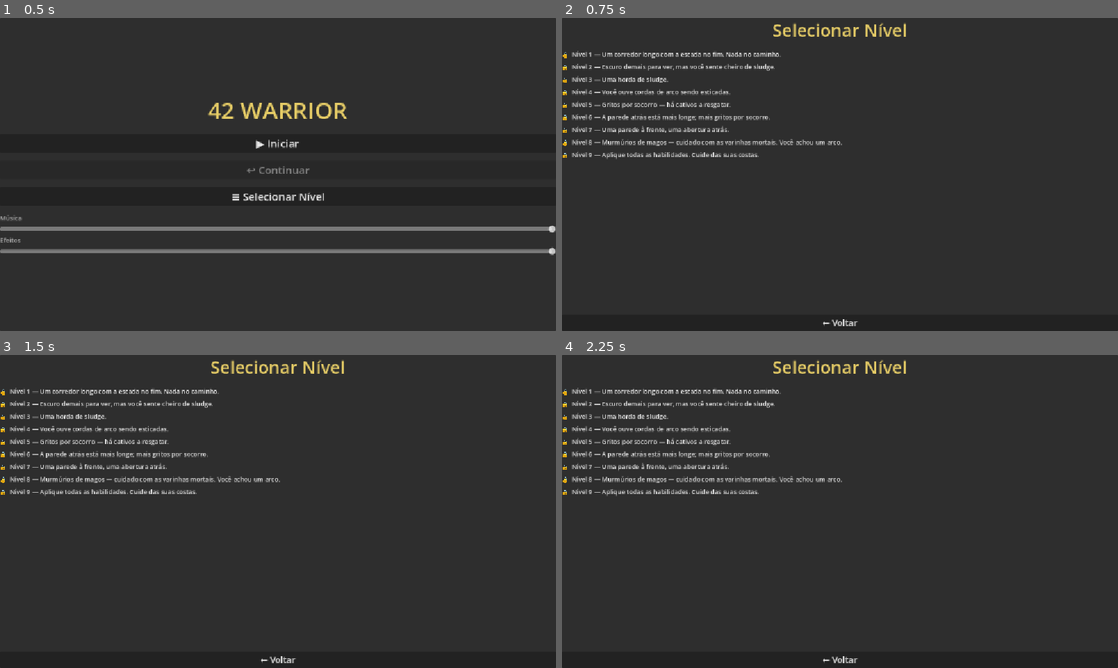
Above: before the commit, frames 1-4 (two rows, left to right).
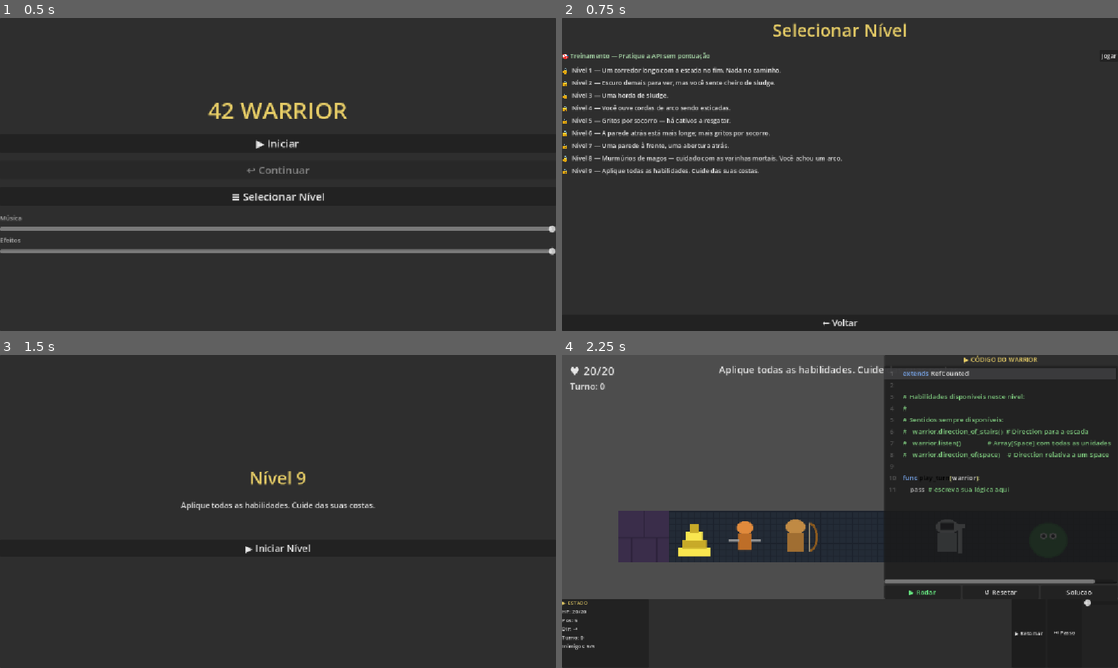
Above: after the commit, the same moments.

Repository: navegar-sistemas/dojo
Game: Godot game, scene res://scenes/main_menu.tscn
Two runs of this game, one before a commit and one after it. Both use one fixed random seed, a clock stepped at 60 frames per second and the inputs below.
Inputs (mouse positions are in pixels of both pictures, inside the frame that each line leads up to):
- Up to frame 1 (0.5 s): no input
- Up to frame 2 (0.75 s): click "≡ Selecionar Nível" at 0.5 s
- Up to frame 3 (1.5 s): click (544, 392) at 1.25 s, where only the run after the commit has a clickable "Jogar"
- Up to frame 4 (2.25 s): click (840, 549) at 2 s, where only the run after the commit has a clickable "▶ Iniciar Nível"

Frame 1 is identical in both runs. In frame 2, 5.4% of the frame differs, in the area x 0-100%, y 10-51%; in frame 3, 4.0%; in frame 4, 41%, in the area x 0-100%, y 0-99%.

Commit message:
feat(009/T-079): integrate sandbox in level select screen
- LevelProgressStore: level 0 (sandbox) always returns STATUS_UNLOCKED;
  unlock_level(0) is a no-op (sandbox is permanently unlocked)
- LevelSelectScreen: show sandbox as first item with distinct green label and
  Jogar button always enabled; calls TowerFlow.start(0) on selection
- Add test_sandbox_nivel_0_sempre_desbloqueado (139 tests total, all green)

Diff:
--- a/godot/42warrior/src/application/level_progress_store.gd
+++ b/godot/42warrior/src/application/level_progress_store.gd
@@ -14,6 +14,8 @@
 
 
 func level_status(level: int) -> String:
+	if level == 0:
+		return STATUS_UNLOCKED
 	return _cfg_get(_section(level), _KEY_STATUS, STATUS_LOCKED)
 
 
@@ -26,6 +28,8 @@
 
 
 func unlock_level(level: int) -> void:
+	if level == 0:
+		return
 	if level < 1 or level > BeginnerTower.LEVEL_COUNT:
 		return
 	var current := level_status(level)
--- a/godot/42warrior/src/presentation/level_select_screen.gd
+++ b/godot/42warrior/src/presentation/level_select_screen.gd
@@ -17,6 +17,7 @@
 func _populate() -> void:
 	for child in _list.get_children():
 		child.queue_free()
+	_list.add_child(_build_sandbox_row())
 	for entry: Dictionary in _store.all_levels_summary():
 		_list.add_child(_build_row(entry))
 
@@ -56,6 +57,26 @@
 	return hbox
 
 
+func _build_sandbox_row() -> Control:
+	var hbox := HBoxContainer.new()
+	hbox.add_theme_constant_override("separation", 8)
+
+	var lbl := Label.new()
+	lbl.text = "🎯 Treinamento — Pratique a API sem pontuação"
+	lbl.size_flags_horizontal = Control.SIZE_EXPAND_FILL
+	lbl.add_theme_font_size_override("font_size", 13)
+	lbl.add_theme_color_override("font_color", Color(0.7, 0.9, 0.7))
+	hbox.add_child(lbl)
+
+	var btn := Button.new()
+	btn.text = "Jogar"
+	btn.add_theme_font_size_override("font_size", 12)
+	btn.pressed.connect(func() -> void: _on_select(0))
+	hbox.add_child(btn)
+
+	return hbox
+
+
 func _on_select(level_index: int) -> void:
 	var flow: Node = get_node_or_null("/root/TowerFlow")
 	if flow:
--- a/godot/42warrior/test/application/test_level_progress_store.gd
+++ b/godot/42warrior/test/application/test_level_progress_store.gd
@@ -68,3 +68,11 @@
 	assert_has(item, "score_best")
 	assert_has(item, "is_ace")
 	assert_has(item, "description")
+
+
+func test_sandbox_nivel_0_sempre_desbloqueado() -> void:
+	assert_eq(
+		_store.level_status(0),
+		LevelProgressStore.STATUS_UNLOCKED,
+		"sandbox (nivel 0) deve ser sempre unlocked"
+	)
